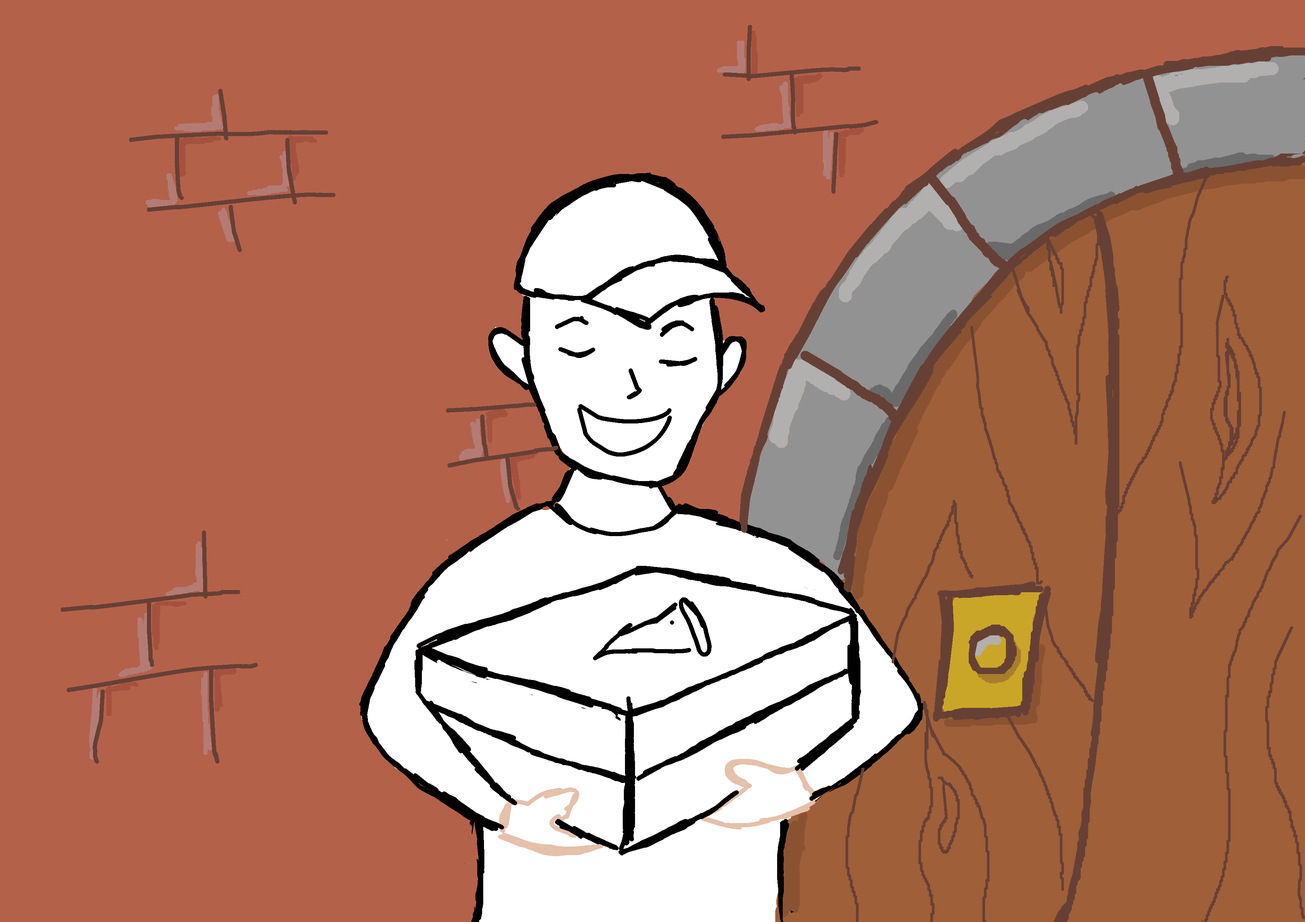
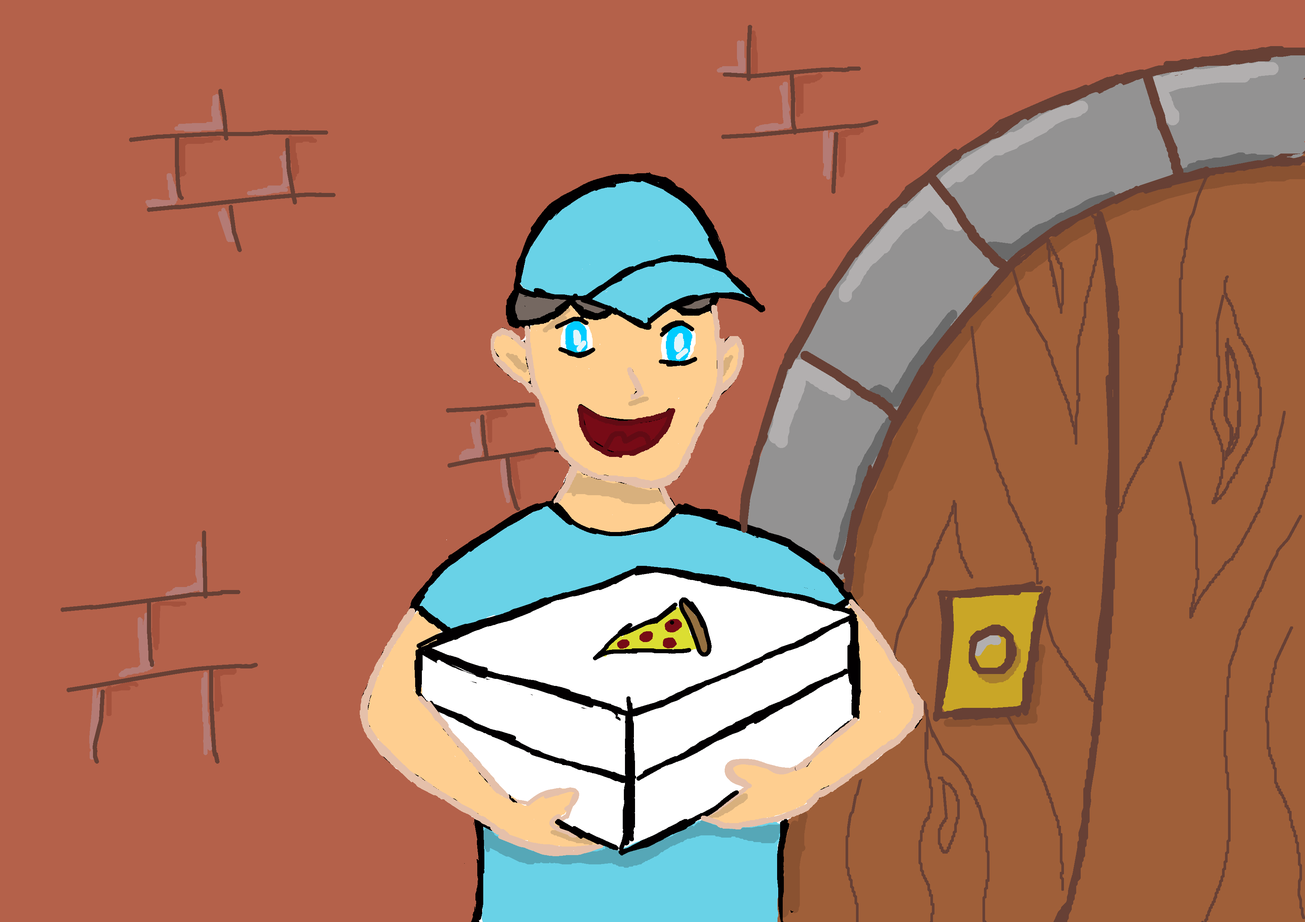
The second 1305 x 922 image is a revision of the first. Changes to its layers:
painted on "char" over bbox(359, 286, 924, 836)
painted on "background" over bbox(364, 181, 916, 922)
